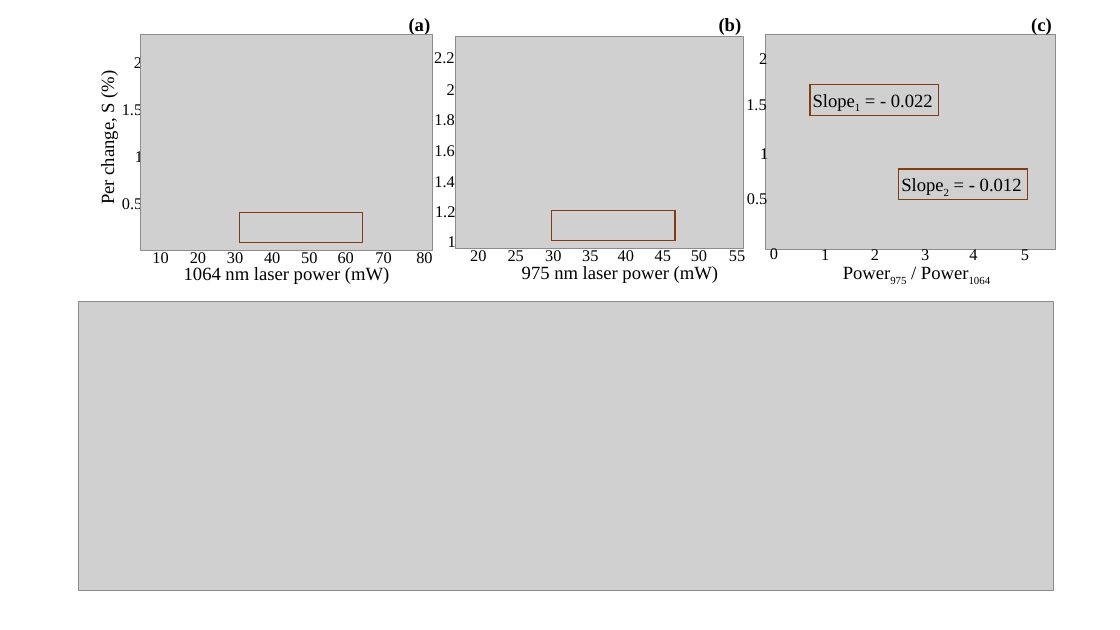
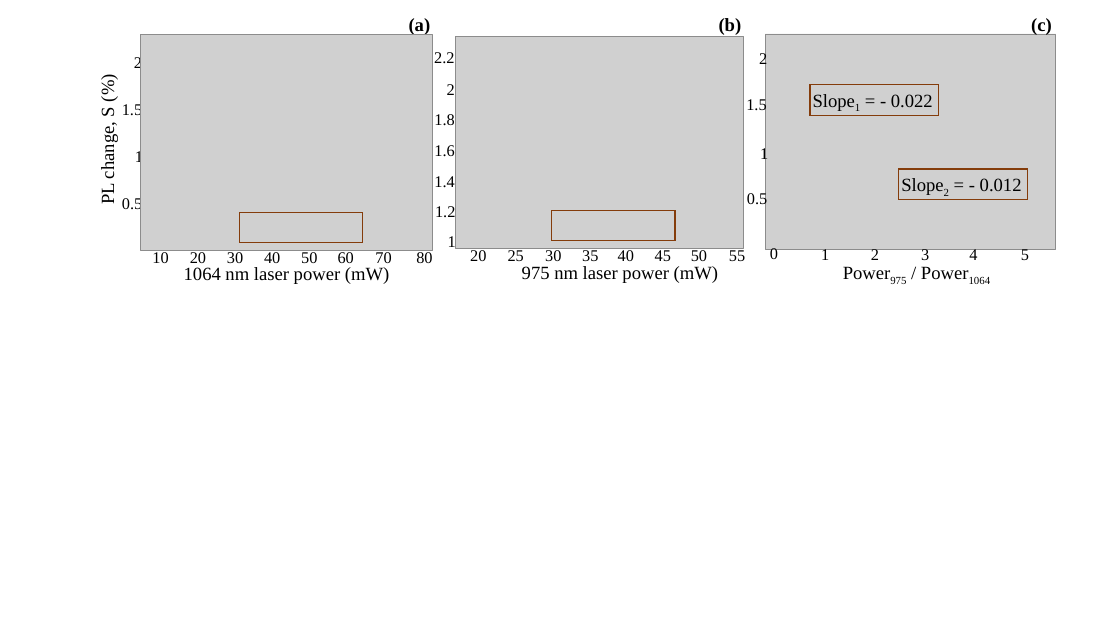
Before and after one commit to ghoshatanu857/NaBiF4_PL_analysis, a slide deck: slide 16 of NaBiF4_PL_analysis/pulse_sequence.pptx (slide 14 before the commit). Drawn at 1120x630 pixels with LibreOffice and Linux fonts; fonts in the diff are those of the drawing; grey boxes stand for pictures. Boxes give left, top, right and bottom in pixels: in the first picture for what was removed or moved away, otherwise in the second. Text is boxed around its words. In the diff, an @@ line names an element or a change of style, - is before the commit and + after.

```diff
--- a/NaBiF4_PL_analysis/pulse_sequence.pptx
+++ b/NaBiF4_PL_analysis/pulse_sequence.pptx
@@ text at <box>97,108,118,204</box>: text changed @@
-Per change, S (%)
+PL change, S (%)
@@ picture removed at <box>78,302,1054,591</box> @@
```
Also in this commit, not shown: 5 other slides changed, 2 slides added, 13 other files.
